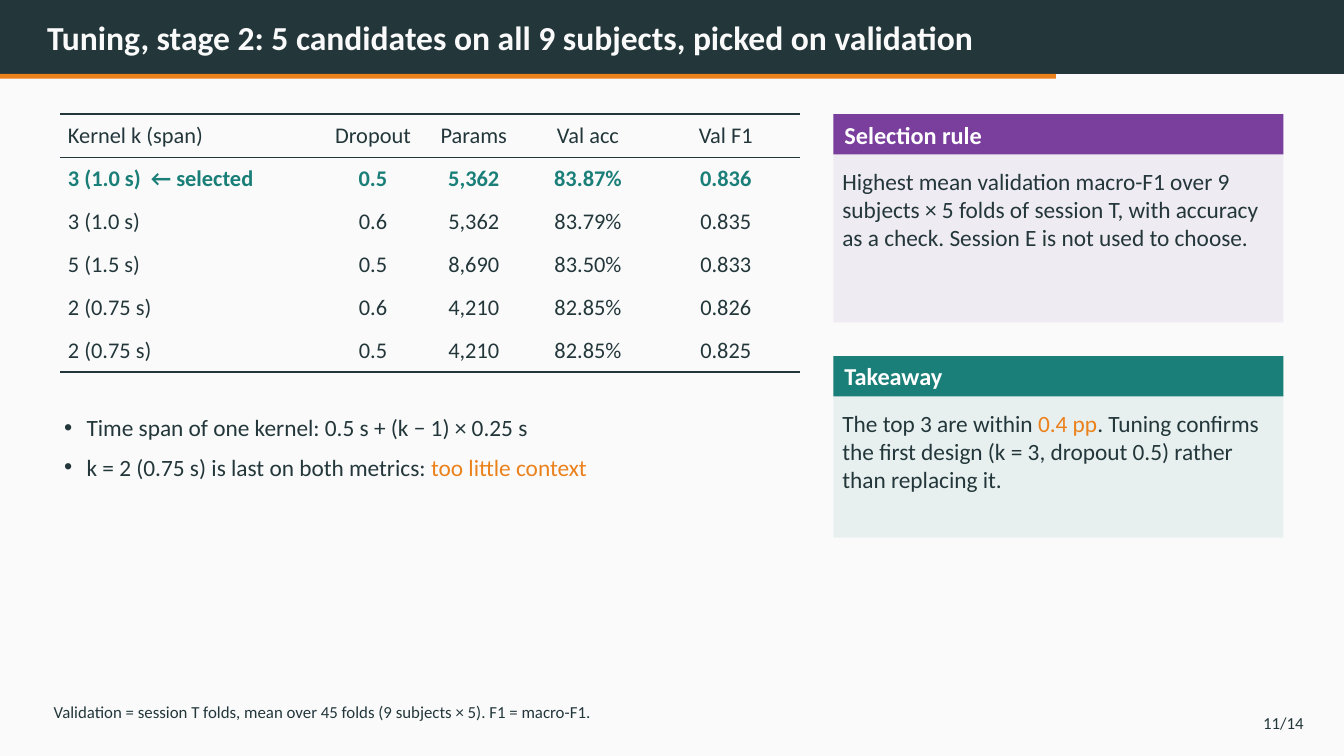
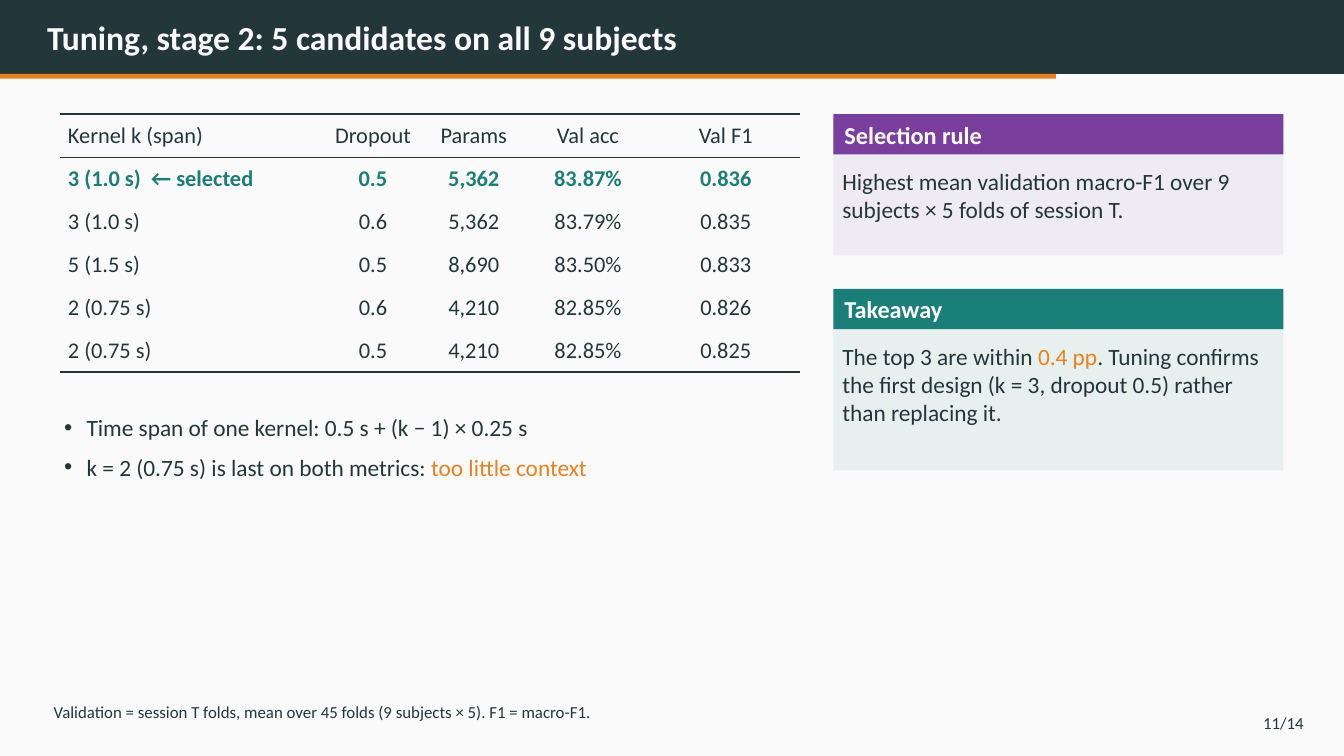
Before and after one commit to pratch/frontier-hw-bci, a slide deck: slide 11 of docs/final_slides/HWNet_Final_Presentation.pptx. Drawn at 1344x756 pixels with LibreOffice and Linux fonts; fonts in the diff are those of the drawing. Boxes give left, top, right and bottom in pixels: in the first picture for what was removed or moved away, otherwise in the second. Text is boxed around its words. In the diff, an @@ line names an element or a change of style, - is before the commit and + after.

```diff
--- a/docs/final_slides/HWNet_Final_Presentation.pptx
+++ b/docs/final_slides/HWNet_Final_Presentation.pptx
@@ title at box(47, 26, 677, 56): text changed @@
-Tuning, stage 2: 5 candidates on all 9 subjects, picked on validation
+Tuning, stage 2: 5 candidates on all 9 subjects
@@ rectangle: place and size @@
-rectangle at box(833, 114, 1284, 323)
+rectangle at box(833, 114, 1284, 255)
@@ text at box(842, 173, 1230, 222): text changed @@
-Highest mean validation macro-F1 over 9 subjects × 5 folds of session T, with accuracy as a check. Session E is not used to choose.
+Highest mean validation macro-F1 over 9 subjects × 5 folds of session T.
@@ 2 rectangles, 1 text: place and size @@
-2 rectangles, 1 text at box(833, 356, 1284, 538)
+2 rectangles, 1 text at box(833, 289, 1284, 470)
```
Also in this commit, not shown: 4 other slides changed.
